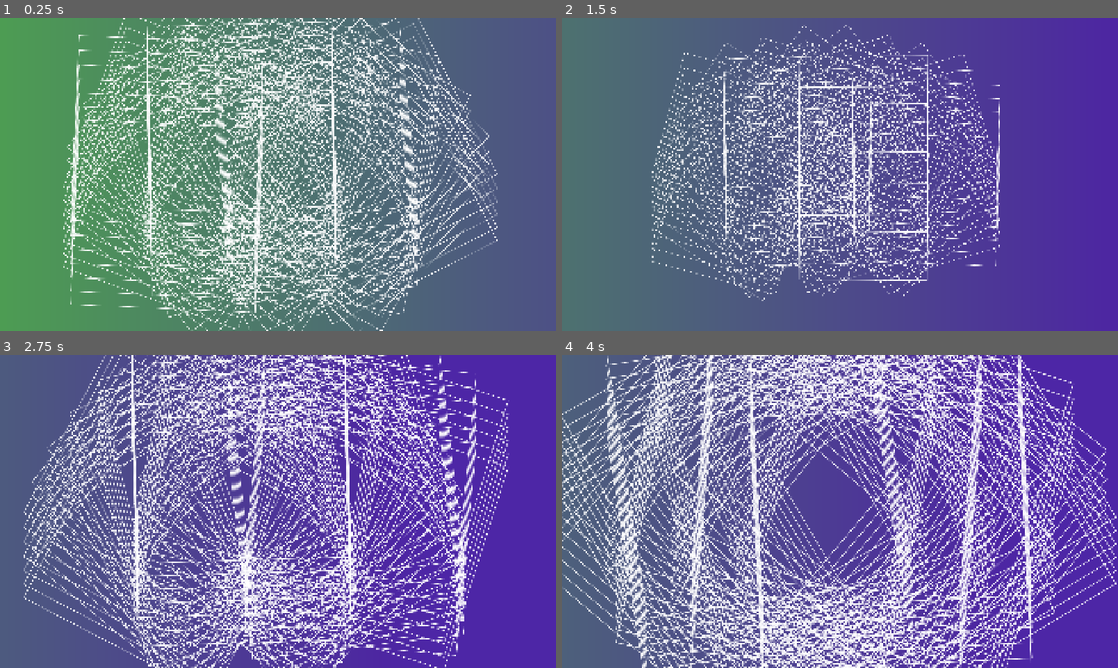
Above: before the commit, frames 1-4 (two rows, left to right).
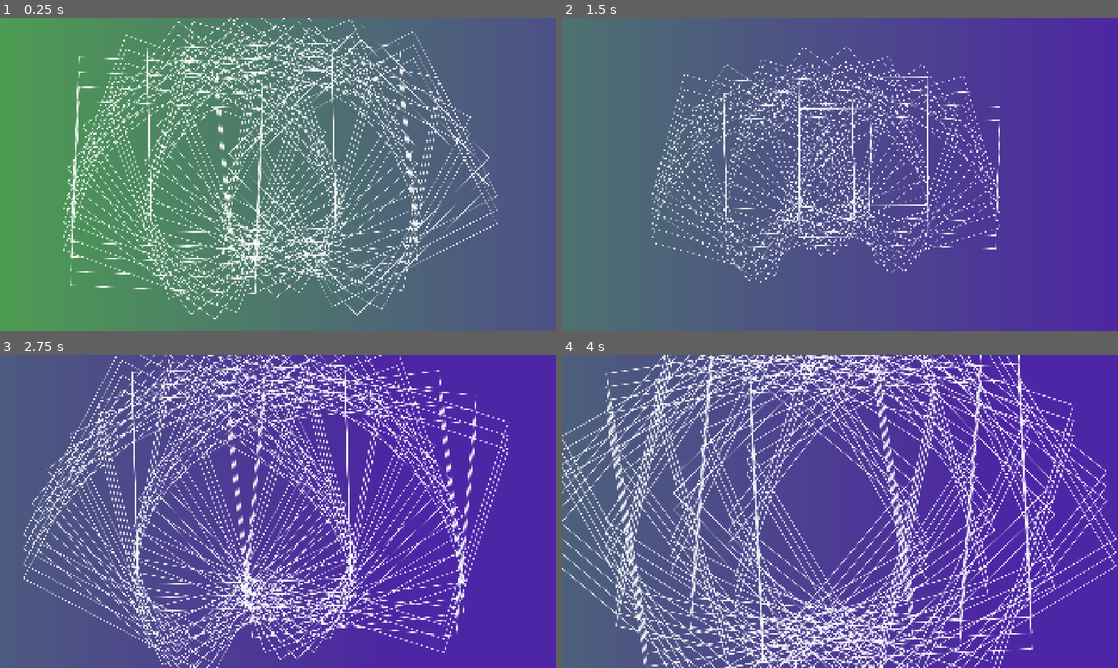
Above: after the commit, the same moments.

Repository: Juju-brz/GDVJ
Game: Godot game, scene res://templates/02_BeautifulChaos.tscn
Two runs of this game, one before a commit and one after it. Both use one fixed random seed, a clock stepped at 60 frames per second and the inputs below. This scene is started directly instead of the project's main scene.
Inputs (mouse positions are in pixels of both pictures, inside the frame that each line leads up to):
- Up to frame 1 (0.25 s): no input
- Up to frame 2 (1.5 s): tap Enter at 0.5 s; move the mouse to (962, 158) at 0.52 s; move the mouse to (728, 190) at 1.27 s
- Up to frame 3 (2.75 s): move the mouse to (333, 442) at 2.02 s
- Up to frame 4 (4 s): move the mouse to (812, 574) at 2.77 s; move the mouse to (1006, 558) at 3.52 s

The runs differ from the first frame. In frame 1, 32% of the frame differs, in the area x 11-90%, y 0-100%; in frame 2, 17%; in frame 3, 40%; in frame 4, 51%, in the area x 0-100%, y 0-100%.

Commit message:
okay it's better now

Diff:
--- a/UI/UI.tscn
+++ b/UI/UI.tscn
@@ -40,7 +40,9 @@
 
 [node name="HSlider" type="HSlider" parent="VBoxContainer"]
 layout_mode = 2
-max_value = 50.0
+min_value = 1.0
+max_value = 200.0
+value = 1.0
 
 [node name="Button" type="Button" parent="VBoxContainer"]
 visible = false
--- a/autoload/Global.gd
+++ b/autoload/Global.gd
@@ -1,6 +1,6 @@
 extends Node
 
-var ShaderFrag = "shader_type canvas_item;
+var ShaderFrag : String = "shader_type canvas_item;
 
 void fragment() {
 
@@ -13,7 +13,7 @@
 	vec3 color = mix(color3, color2, uv.x + sin(TIME *0.5));
 	COLOR = vec4(color, 0.5);
 }"
-var ShaderVer = "shader_type canvas_item;
+var ShaderVer : String = "shader_type canvas_item;
 
 
 void vertex() {
@@ -32,7 +32,7 @@
 	VERTEX;
 }"
 
-var mouse_activation = true
+var mouse_activation : bool = true
 #var ShaderVer = ""
 # Called when the node enters the scene tree for the first time.
 func _ready() -> void:
--- a/project.godot
+++ b/project.godot
@@ -19,10 +19,6 @@
 [autoload]
 
 GLOBAL="*res://autoload/Global.gd"
-
-[debug]
-
-settings/stdout/print_fps=true
 
 [display]
 
@@ -104,6 +100,16 @@
 "events": [Object(InputEventJoypadButton,"resource_local_to_scene":false,"resource_name":"","device":-1,"button_index":12,"pressure":0.0,"pressed":true,"script":null)
 ]
 }
+joy_radius_incr={
+"deadzone": 0.2,
+"events": [Object(InputEventJoypadMotion,"resource_local_to_scene":false,"resource_name":"","device":-1,"axis":2,"axis_value":1.0,"script":null)
+]
+}
+joy_radius_decr={
+"deadzone": 0.2,
+"events": [Object(InputEventJoypadMotion,"resource_local_to_scene":false,"resource_name":"","device":-1,"axis":2,"axis_value":-1.0,"script":null)
+]
+}
 
 [rendering]
 
--- a/scripts/02_Beautiful_Chaos_MainScript.gd
+++ b/scripts/02_Beautiful_Chaos_MainScript.gd
@@ -21,7 +21,7 @@
 # Trackers
 
 #var duplicated_spriteslist = []
-@onready var old_slider_val_int: int = int(slider.value)
+#@onready var old_slider_val_int: int = int(slider.value)
 @onready var old_slider_spacing_val: float = slider_spacing.value
 
 # --- BACKGROUND GRADIENT VARIABLES ---
@@ -147,18 +147,7 @@
 			sprite.rotation = overall_rotation + (col * 0.1) * rotation_influence
 
 
-#### HELPER FUNCTIONS ####
 
-func handle_slider_logic():
-	var current_slider_int = int(slider.value)
-	if current_slider_int > old_slider_val_int:
-		for i in range(current_slider_int - old_slider_val_int):
-			increment()
-		old_slider_val_int = current_slider_int
-	elif current_slider_int < old_slider_val_int:
-		for i in range(old_slider_val_int - current_slider_int):
-			decrement()
-		old_slider_val_int = current_slider_int
 
 
 #func toggle_ui():
--- a/scripts/03_Spiral_MainScript.gd
+++ b/scripts/03_Spiral_MainScript.gd
@@ -9,7 +9,7 @@
 var ANGLE_STEP: float = 0.5
 
 # We use the slider to control the Radius (Distance from center)
-var RADIUS: float = 100.0
+#var RADIUS: float = 100.0
 
 var time_passed: float = 0.0
 #var speed: float = 2.0
@@ -20,7 +20,7 @@
 
 
 #var duplicated_spriteslist = []
-@onready var old_slider_val_int: int = int(slider.value)
+#@onready var old_slider_val_int: int = int(slider.value)
 
 
 #### FUNCTIONS ####
@@ -43,8 +43,8 @@
 
 
 	# 5. INITIALIZE SLIDERS
-	slider.max_value = 200
-	slider.value = 50   # Start with 50 items
+	#slider.max_value = 200
+	slider.value = 100
 	old_slider_val_int = 0
 
 	# 6. Spawn Initial Sprites
@@ -63,7 +63,7 @@
 
 	# 2. UPDATE RADIUS FROM SLIDER
 	# In original script, slider_spacing controlled Radius
-	RADIUS = slider_spacing.value
+	#RADIUS = slider_spacing.value
 
 	# 3. HANDLE ADDING/REMOVING SPRITES
 	handle_slider_logic()
@@ -117,16 +117,16 @@
 
 #### HELPER FUNCTIONS ####
 
-func handle_slider_logic():
-	var current_slider_int = int(slider.value)
-	if current_slider_int > old_slider_val_int:
-		for i in range(current_slider_int - old_slider_val_int):
-			increment()
-		old_slider_val_int = current_slider_int
-	elif current_slider_int < old_slider_val_int:
-		for i in range(old_slider_val_int - current_slider_int):
-			decrement()
-		old_slider_val_int = current_slider_int
+#func handle_slider_logic():
+	#var current_slider_int = int(slider.value)
+	#if current_slider_int > old_slider_val_int:
+		#for i in range(current_slider_int - old_slider_val_int):
+			#increment()
+		#old_slider_val_int = current_slider_int
+	#elif current_slider_int < old_slider_val_int:
+		#for i in range(old_slider_val_int - current_slider_int):
+			#decrement()
+		#old_slider_val_int = current_slider_int
 
 
 
--- a/scripts/05_circle_star.gd
+++ b/scripts/05_circle_star.gd
@@ -8,7 +8,7 @@
 var ANGLE_STEP: float = 0.5
 
 # We use the slider to control the Radius (Distance from center)
-var RADIUS: float = 0.0
+#var RADIUS: float = 0.0
 
 var time_passed: float = 0.0
 #var speed: float = 2.0
@@ -19,7 +19,7 @@
 
 
 #var duplicated_spriteslist = []
-@onready var old_slider_val_int: int = int(slider.value)
+#@onready var old_slider_val_int: int = int(slider.value)
 
 
 #### FUNCTIONS ####
@@ -60,10 +60,10 @@
 
 	# 2. UPDATE RADIUS FROM SLIDER
 	# In original script, slider_spacing controlled Radius
-	RADIUS = slider_spacing.value
+	#RADIUS = slider_spacing.value
 
 	# 3. HANDLE ADDING/REMOVING SPRITES
-	handle_slider_logic()
+	#handle_slider_logic()
 
 	# 4. MOVE SPRITES (The Spiral Logic)
 	update_sprites_transform(delta)
@@ -109,21 +109,6 @@
 			sprite.scale = Vector2(target_scale, target_scale)
 
 
-#### HELPER FUNCTIONS ####
-
-func handle_slider_logic():
-	var current_slider_int = int(slider.value)
-	if current_slider_int > old_slider_val_int:
-		for i in range(current_slider_int - old_slider_val_int):
-			increment()
-		old_slider_val_int = current_slider_int
-	elif current_slider_int < old_slider_val_int:
-		for i in range(old_slider_val_int - current_slider_int):
-			decrement()
-		old_slider_val_int = current_slider_int
-
-
-
 
 func _on_file_selected(path: String):
 	var image = Image.new()
--- a/scripts/06_pentacle.gd
+++ b/scripts/06_pentacle.gd
@@ -20,7 +20,7 @@
 # Trackers
 
 #var duplicated_spriteslist = []
-@onready var old_slider_val_int: int = int(slider.value)
+#@onready var old_slider_val_int: int = int(slider.value)
 @onready var old_slider_spacing_val: float = slider_spacing.value
 
 # --- BACKGROUND GRADIENT VARIABLES ---
@@ -54,7 +54,7 @@
 	# 5. FORCE SLIDER START
 	# Force the slider to 50 so we definitely spawn items
 	slider.max_value = 300
-	slider.value = 3
+	slider.value = 10
 	old_slider_val_int = 0 # Reset tracker so the logic below triggers
 
 	# 6. Spawn Initial Sprites
@@ -136,27 +136,6 @@
 			sprite.rotation = overall_rotation + (col * 0.52) * rotation_influence
 
 
-#### HELPER FUNCTIONS ####
-
-func handle_slider_logic():
-	var current_slider_int = int(slider.value)
-	if current_slider_int > old_slider_val_int:
-		for i in range(current_slider_int - old_slider_val_int):
-			increment()
-		old_slider_val_int = current_slider_int
-	elif current_slider_int < old_slider_val_int:
-		for i in range(old_slider_val_int - current_slider_int):
-			decrement()
-		old_slider_val_int = current_slider_int
-
-
-#func toggle_ui():
-	#if hide_ui:
-		#control.show(); BG.show(); hide_ui = false
-	#else:
-		#control.hide(); BG.hide(); hide_ui = true
-
-
 
 
 func _on_file_selected(path: String):
--- a/scripts/mainScript.gd
+++ b/scripts/mainScript.gd
@@ -2,7 +2,7 @@
 class_name  mainScript
 
 
-#### VARIABLES ####
+#### 		VARIABLES 		####
 
 ### CONTROLS ###
 @onready var control = $Control
@@ -13,22 +13,31 @@
 @onready var dialogue_change_image = $Control/VBoxContainer/Dlg_Change_Image
 @onready var original_sprite = $Square
 @onready var next_tpt = $Control/VBoxContainer/HBoxContainer/Btn_Switch_algorithm
-
+@onready var old_slider_val_int: int = int(slider.value)
 var hide_ui :bool = false
-var NEXT_SCENE_PATH = ""
+var NEXT_SCENE_PATH : String = ""
 #var mouse_activation = true
 
 #joy
 var joy_pos := Vector2(0.5, 0.5) # position virtuelle normalisée
 var joy_speed := 1.2
 
-var duplicated_spriteslist :Array= []
-
-### TO DO
-# add control speed
+## duplication ##
+var duplicated_spriteslist :Array = []
+var duplication_count = 0
+var old_duplication_count = 0
+
+## SPEED ##
 var speed : float = 2.0
 
-#### FUNCTIONS ####
+
+## RADIUS ##
+var RADIUS: float = 100.0
+
+
+#### 		FUNCTIONS 		####
+
+
 func open_dialog():
 	dialogue_change_image.popup_centered()
 
@@ -54,9 +63,10 @@
 
 	if error != OK:
 		# Handle the error if the scene file wasn.t found
-		print("SCENE SWITCH ERROR: Could not load scene file: ", NEXT_SCENE_PATH)
-	print("Error code: ", error)
-
+		print("mainScript : SCENE SWITCH ERROR: Could not load scene file: ", NEXT_SCENE_PATH)
+	print("mainScript : Error code: ", error)
+
+### CONTROL INPUT ###
 func get_mouse() -> Vector2:
 	var mouse_pos = get_viewport().get_mouse_position()
 	return mouse_pos
@@ -86,6 +96,7 @@
 	#if Input.is_action_pressed("joy_decrement"):
 		#decrement()
 
+#CREATE MOUSE CONTROL
 func mouse_control():
 	var viewport_rect = get_viewport_rect()
 	#var mouse_pos = get_viewport().get_mouse_position()
@@ -94,7 +105,7 @@
 	var norm_y = clamp(get_mouse().y / viewport_rect.size.y, 0.0, 1.0)
 	return Vector2(norm_x, norm_y)
 
-
+#CREATE joystick and Controler CONTROL
 func joystick_control(delta: float) -> Vector2:
 	var x = Input.get_action_strength("joy_right") - Input.get_action_strength("joy_left")
 	var y = Input.get_action_strength("joy_down") - Input.get_action_strength("joy_up")
@@ -115,13 +126,21 @@
 		control_norm = joystick_control(delta)
 	return control_norm
 
+
+###CREATE ANOTHER GEO
 func increment():
-	if not original_sprite: return
-	var new_sprite = original_sprite.duplicate()
-	new_sprite.visible = true
-	add_child(new_sprite)
-	duplicated_spriteslist.append(new_sprite)
-
+	if duplicated_spriteslist.size() >= 200.0:
+		pass
+	else:
+		print(duplicated_spriteslist.size())
+		if not original_sprite: return
+		var new_sprite = original_sprite.duplicate()
+		new_sprite.visible = true
+		add_child(new_sprite)
+		duplicated_spriteslist.append(new_sprite)
+
+
+###DESTROY  LAST GEO
 func decrement():
 	if duplicated_spriteslist.size() <= 0:
 		pass
@@ -134,8 +153,24 @@
 #func speed_up():
 	#speed +=1
 
+
+#### HELPER FUNCTIONS ####
+
+func handle_slider_logic():
+	var current_slider_int = int(slider.value)
+	if current_slider_int > old_slider_val_int:
+		#for i in range(current_slider_int - old_slider_val_int):
+		#increment()
+		old_slider_val_int = current_slider_int
+	elif current_slider_int < old_slider_val_int:
+		#for i in range(old_slider_val_int - current_slider_int):
+		#decrement()
+		old_slider_val_int = current_slider_int
+
+
 func _ready() -> void:
-
+	duplication_count = duplicated_spriteslist.size()
+	old_duplication_count = duplication_count
 	control.hide()
 	BG.hide()
 	dialogue_change_image.hide()
@@ -155,21 +190,44 @@
 		next_tpt.pressed.connect(_on_next_tpt_pressed)
 
 func _process(delta: float) -> void:
+	if duplication_count != duplicated_spriteslist.size():
+		duplication_count = duplicated_spriteslist.size()
+		slider.value = duplication_count
+		print("mainScript:", "duplication count",duplication_count, duplicated_spriteslist.size())
+
+	## CONTROLS ##
 	if Input.is_action_pressed("joy_increment"):
 		increment()
+		#print("mainSript :", "increment" )
+
+		#slider.set_value_no_signal(duplicated_spriteslist.size())
+		#print("mainSript :", duplicated_spriteslist.size() )
 
 	if Input.is_action_pressed("joy_decrement"):
 		decrement()
+		#slider.value = duplicated_spriteslist.size()
 
 	if Input.is_action_pressed("joy_speed_down"):
 		if speed <= 1:
 			pass
 		else:
-			speed -= 1.0
-			print(speed)
+			speed -= 0.5
+			#print("mainScript :" , "speed" , speed)
 	if Input.is_action_pressed("joy_speed_up"):
 		if speed >= 20.0:
 			pass
 		else:
-			speed += 1.0
-			print(speed)
+			speed += 0.5
+			#print("mainScript :" , "speed" , speed)
+
+	if Input.is_action_pressed("joy_radius_incr"):
+		Radius_Incr()
+
+	if Input.is_action_pressed("joy_radius_decr"):
+		Radius_Decr()
+
+func Radius_Incr():
+	RADIUS = RADIUS + 1.0
+
+func Radius_Decr():
+	RADIUS = RADIUS - 1.0
